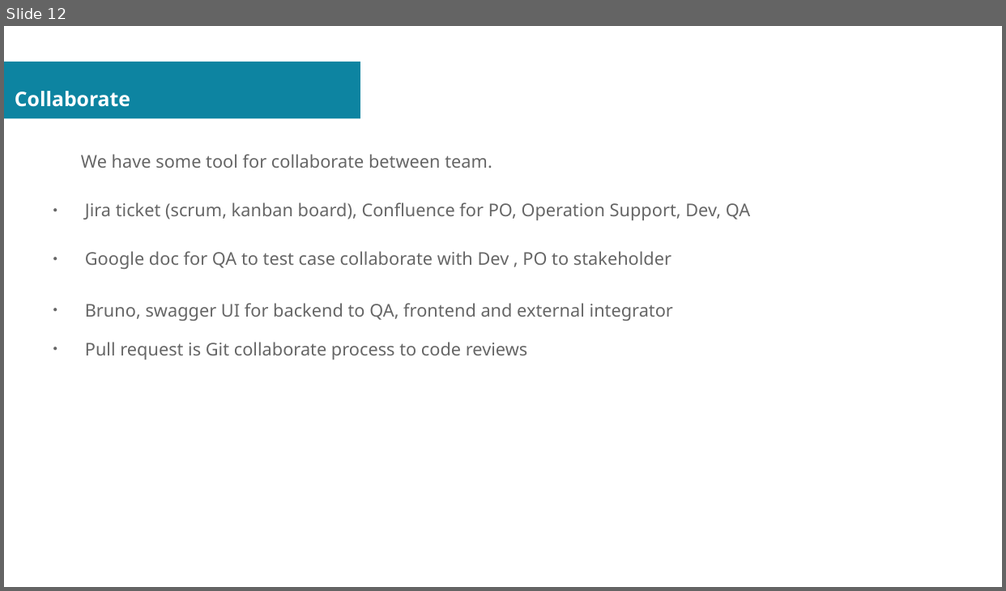
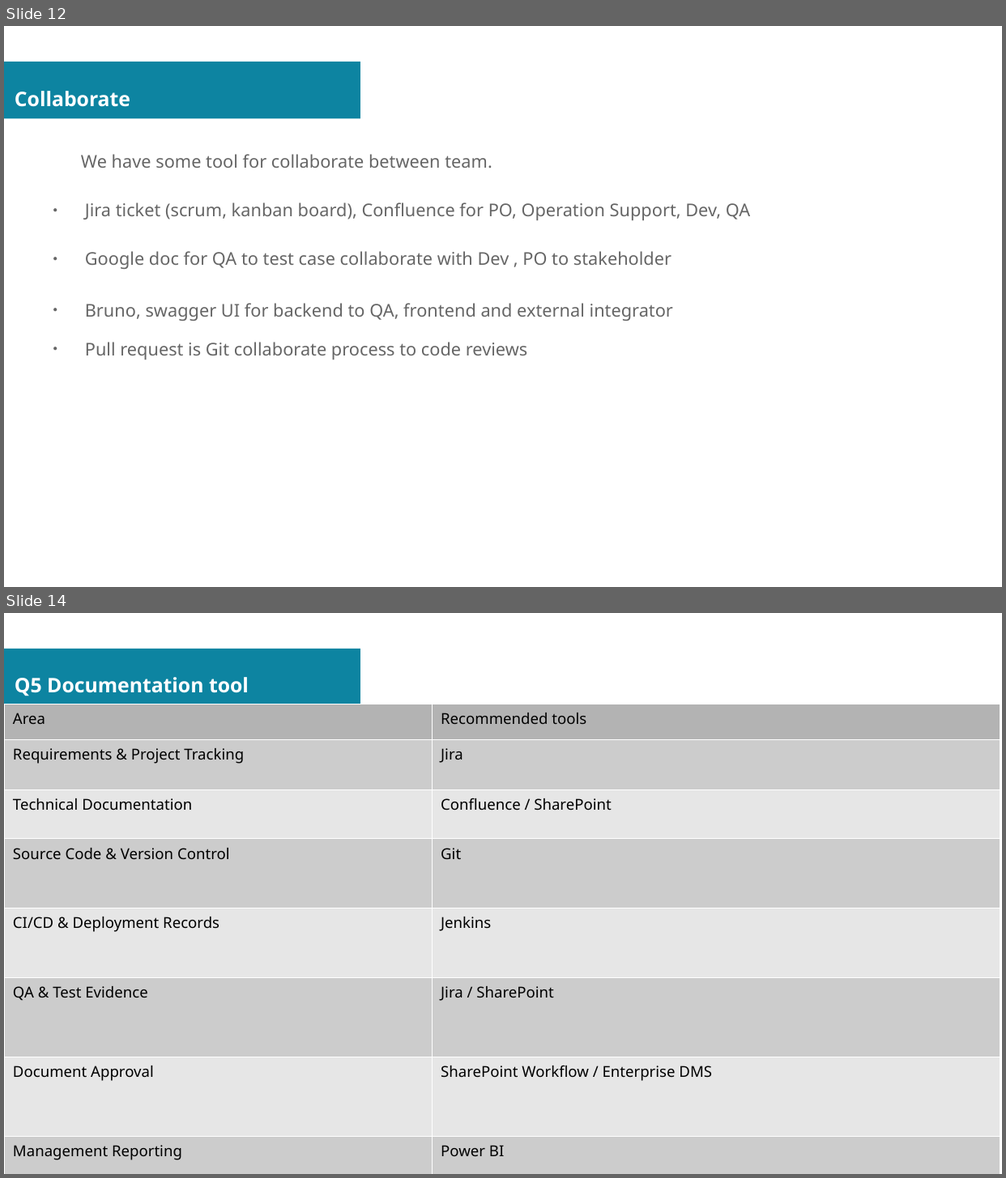
Before and after one commit to sovannotychea/ori-test, a slide deck: docs/01.odp. Shown one above the other, each under a label of ours: slide 12 before the commit, slides 12 and 14 after it; the slides between them are not shown. The pictures are 1006x591 and 1006x1178 pixels, drawn with LibreOffice and Linux fonts; fonts in the diff are those of the drawing. Boxes give left, top, right and bottom in pixels: in the first picture for what was removed or moved away, otherwise in the second. Text is boxed around its words. In the diff, an @@ line names an element or a change of style, - is before the commit and + after.

```diff
--- a/docs/01.odp
+++ b/docs/01.odp
@@ slide 14 added at (4, 613, 1002, 1174), background #FFFFFF; not listed: 1 template element that a slide beside it also shows @@
@@ title added at (15, 677, 249, 696), 16 pt, text #FFFFFF, bold @@
+Q5 Documentation tool
@@ table added at (4, 704, 1000, 1174), 8 rows, 2 columns @@
+Area | Recommended tools
+Requirements & Project Tracking | Jira
+Technical Documentation | Confluence / SharePoint
+Source Code & Version Control | Git
+CI/CD & Deployment Records | Jenkins
+QA & Test Evidence | Jira / SharePoint
+Document Approval | SharePoint Workflow / Enterprise DMS
+Management Reporting | Power BI
```
Also in this commit, not shown: 1 slide changed, 1 other slide added, 1 other file.
